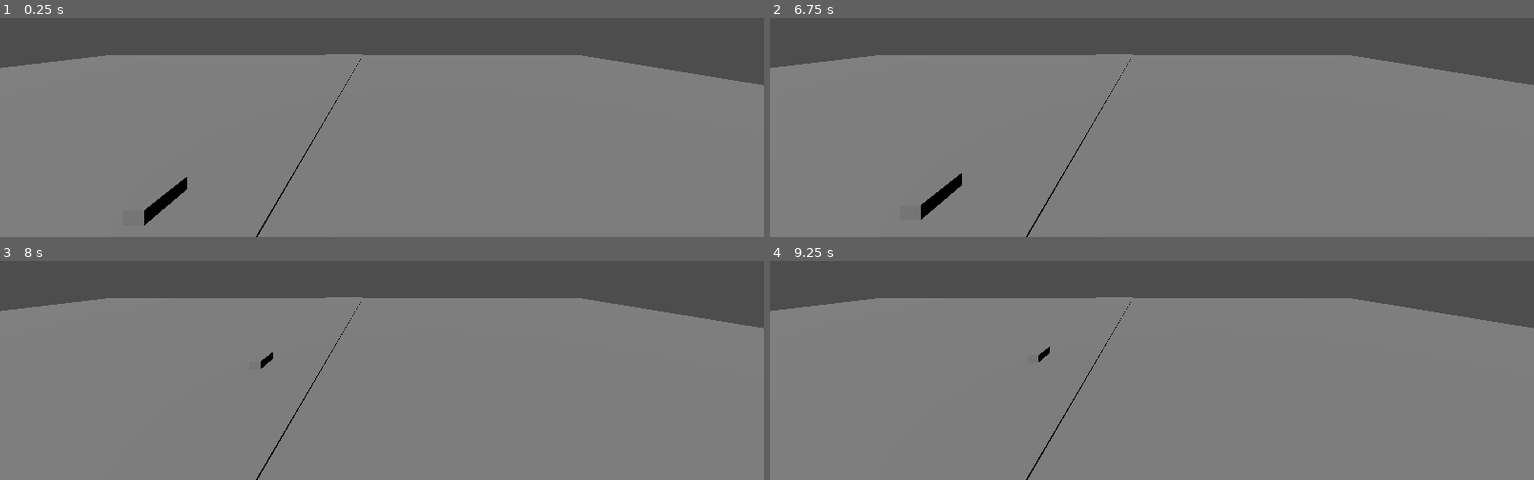
Above: before the commit, frames 1-4 (two rows, left to right).
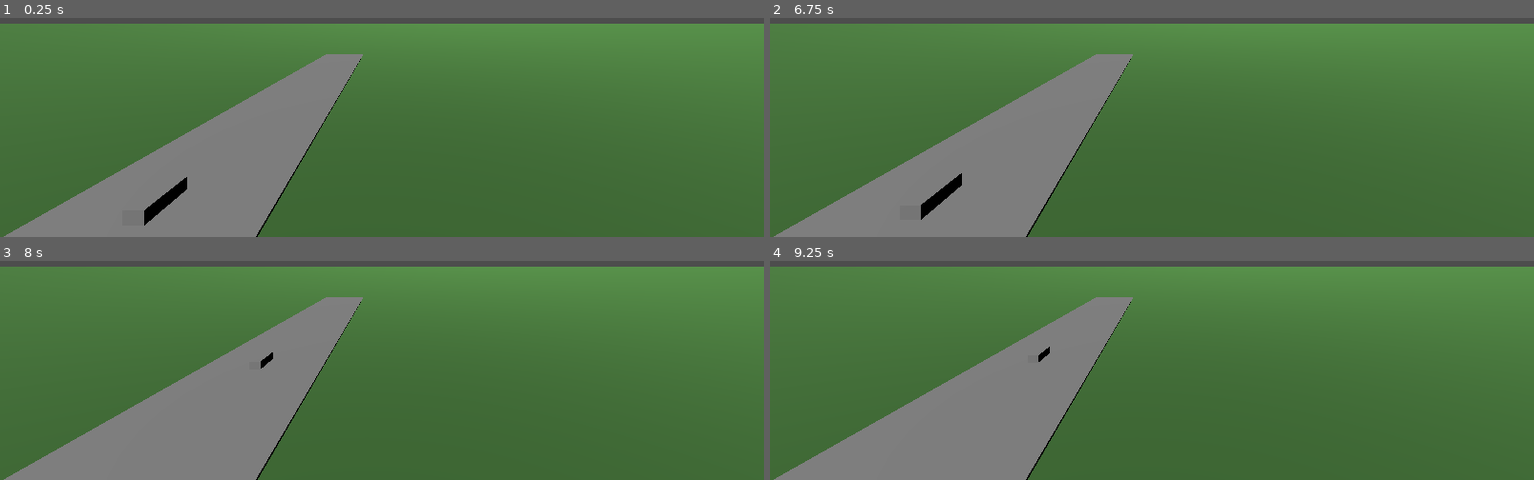
Above: after the commit, the same moments.

Repository: tallerazteca2408-blip/Veracruz-Moto-World-
Game: Godot game, scene res://escenas/principal.tscn
Same seed, same stepped clock (60 frames per second), same inputs: the game is played once before the commit and once after it.
Inputs (mouse positions are in pixels of both pictures, inside the frame that each line leads up to):
- Up to frame 1 (0.25 s): no input
- Up to frame 2 (6.75 s): tap Enter at 0.5, 2, 3.5 s; move the mouse to (outside the picture) at 0.52 s; hold D 0.53-1.25 s; click (outside the picture) at 0.67 s; tap Space at 1.25, 2.75, 4.25 s; drag from (999, 44) to (1113, 107) at 1.27 s; move the mouse to (outside the picture) at 2.02 s; hold D 2.03-2.75 s; drag from (1113, 107) to (outside the picture) at 2.77 s; move the mouse to (1381, 88) at 3.52 s; hold A 3.53-4.25 s; drag from (outside the picture) to (outside the picture) at 4.27 s; move the mouse to (1190, 22) at 5.02 s; hold S 5.03-5.75 s; click (1190, 22) at 5.17 s; drag from (outside the picture) to (999, 44) at 5.77 s; move the mouse to (outside the picture) at 6.52 s; hold W from 6.53 s (still down)
- Up to frame 3 (8 s): release W at 7.25 s; drag from (229, 287) to (343, 350) at 7.27 s
- Up to frame 4 (9.25 s): move the mouse to (outside the picture) at 8.02 s; hold S 8.03-8.75 s; drag from (1113, 350) to (outside the picture) at 8.77 s

The runs differ from the first frame. In frame 1, 81% of the frame differs, in the area x 0-100%, y 2-100%; in frame 2, 81%; in frame 3, 81%; in frame 4, 81%.

Commit message:
Change ground mesh to PlaneMesh with new size
Replaced BoxMesh with PlaneMesh for the ground and adjusted size.

Diff:
--- a/scripts/inicio.gd
+++ b/scripts/inicio.gd
@@ -10,9 +10,15 @@
 
 func crear_suelo():
     var suelo = MeshInstance3D.new()
-    var malla = BoxMesh.new()
-    malla.size = Vector3(100, 0.2, 100)
+    var malla = PlaneMesh.new()
+
+    malla.size = Vector2(20000, 20000)
     suelo.mesh = malla
+
+    var material = StandardMaterial3D.new()
+    material.albedo_color = Color(0.25, 0.45, 0.20)
+    suelo.material_override = material
+
     add_child(suelo)
 
 func crear_carretera():
